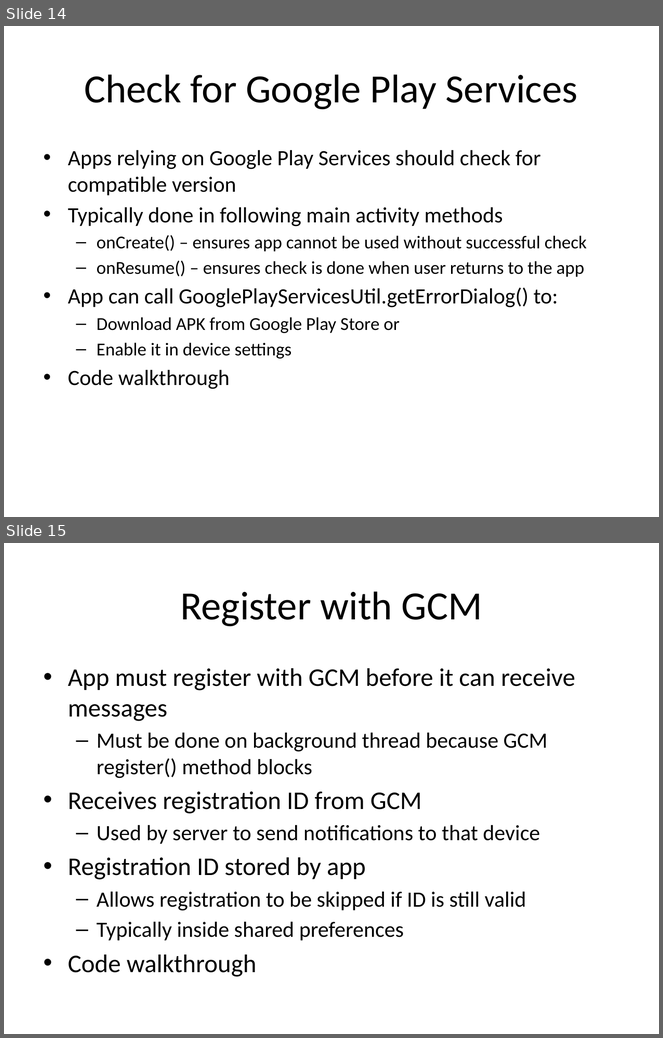
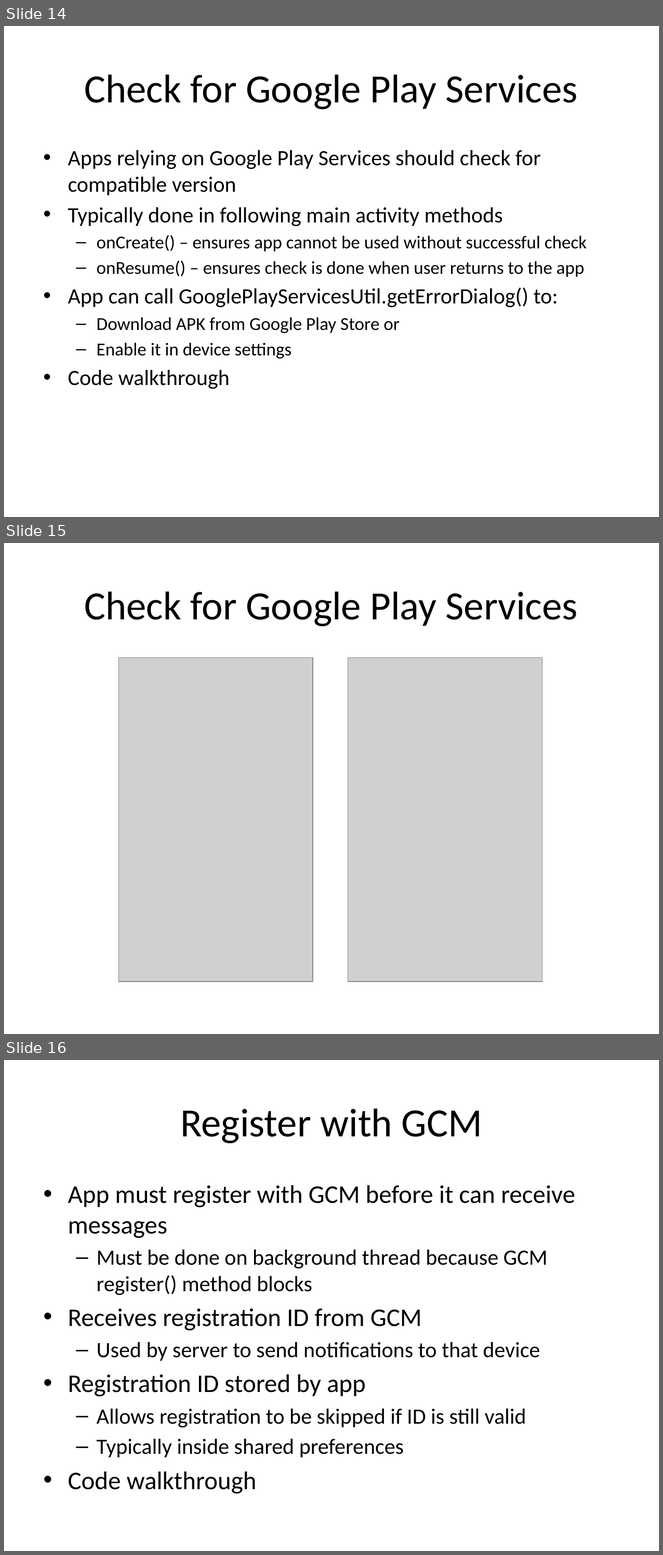
Before and after one commit to LeadingEDJE/MobilePushNotification, a slide deck: Implementing Push Notification in Android.pptx. Shown one above the other, each under a label of ours: slides 14 and 15 before the commit, slides 14, 15 and 16 after it. The pictures are 663x1038 and 663x1555 pixels, drawn with LibreOffice and Linux fonts; fonts in the diff are those of the drawing; grey boxes stand for pictures; background and template pictures are left out. Boxes give left, top, right and bottom in pixels: in the first picture for what was removed or moved away, otherwise in the second. Text is boxed around its words. In the diff, an @@ line names an element or a change of style, - is before the commit and + after.

```diff
--- a/Implementing Push Notification in Android.pptx
+++ b/Implementing Push Notification in Android.pptx
@@ slide 15 added at (4,543,659,1034), background picture (left out) @@
@@ title added at (84,591,578,627), 44 pt, text #000000 @@
+Check for Google Play Services
@@ picture added at (118,657,312,982) @@
@@ picture added at (348,657,543,982) @@
@@ what was slide 15 is now slide 16 @@
```
Also in this commit, not shown: 2 slides changed, 2 other files.
